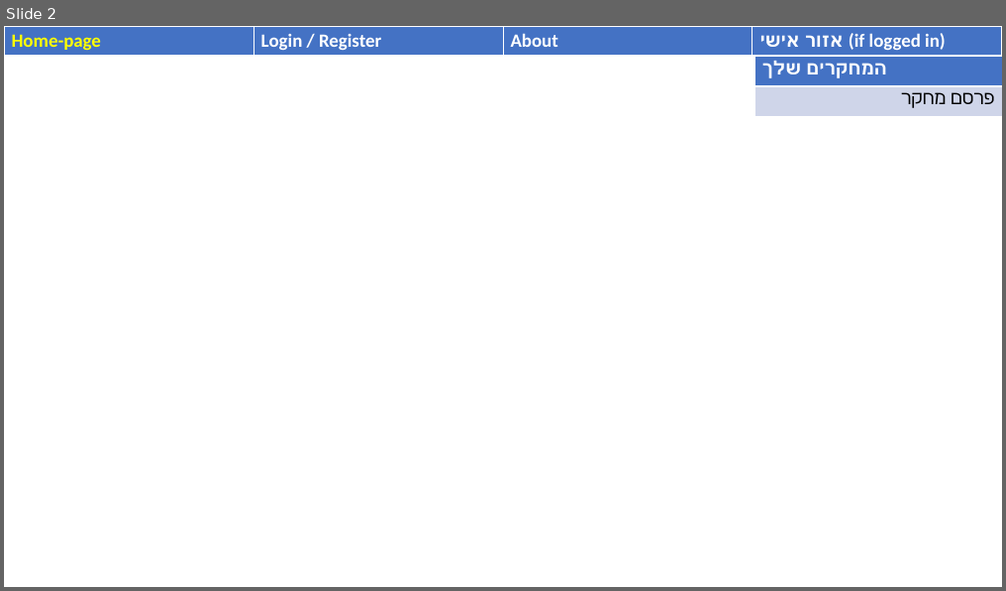
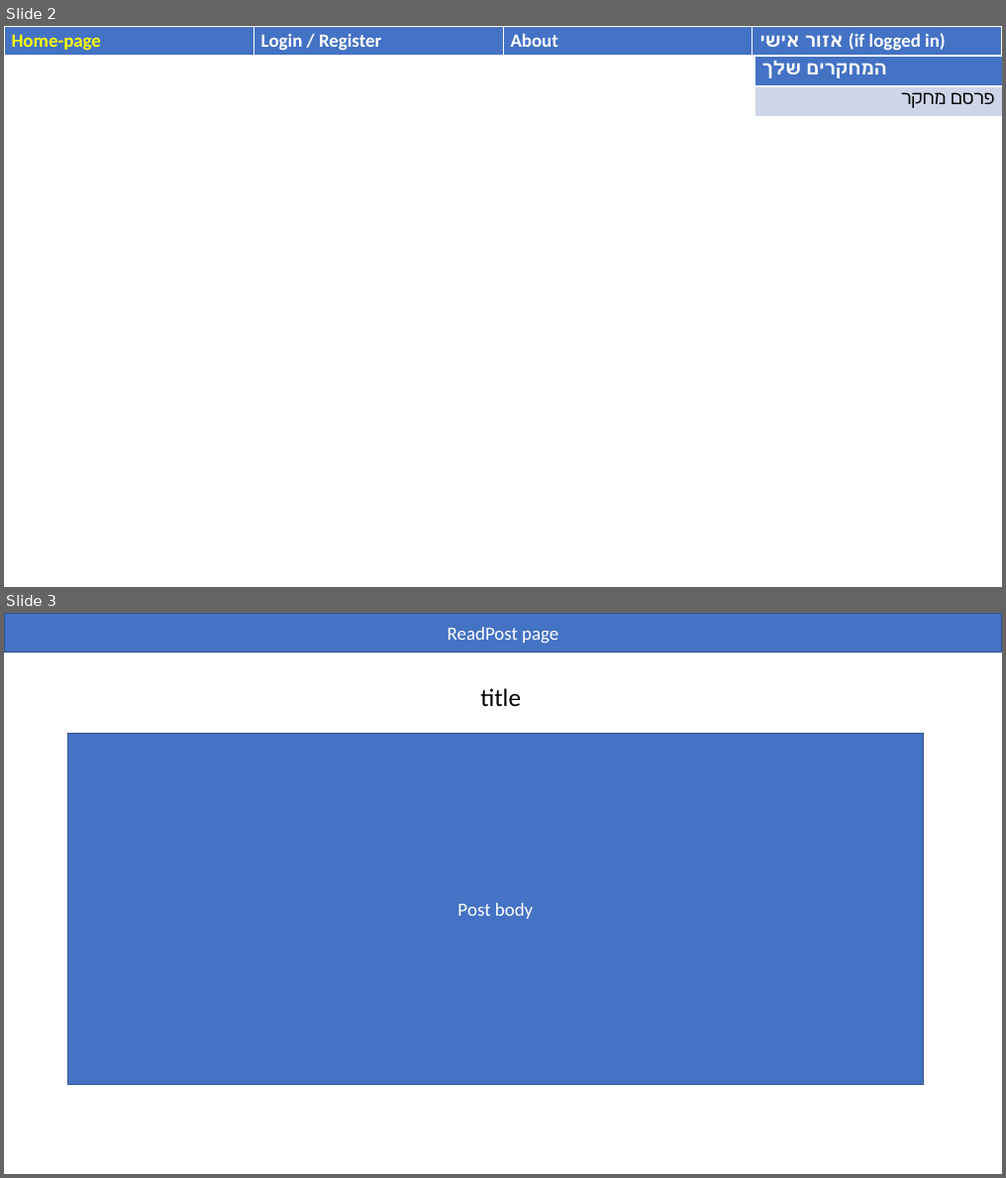
Before and after one commit to 536uriel/researches-app, a slide deck: app-sketch.pptx. Shown one above the other, each under a label of ours: slide 2 before the commit, slides 2 and 3 after it. The pictures are 1006x591 and 1006x1178 pixels, drawn with LibreOffice and Linux fonts; fonts in the diff are those of the drawing. Boxes give left, top, right and bottom in pixels: in the first picture for what was removed or moved away, otherwise in the second. Text is boxed around its words. In the diff, an @@ line names an element or a change of style, - is before the commit and + after.

```diff
--- a/app-sketch.pptx
+++ b/app-sketch.pptx
@@ slide 3 added at (x1=4, y1=613, x2=1002, y2=1174), background #FFFFFF @@
@@ rectangle added at (x1=4, y1=613, x2=1002, y2=653), fill #4472C4, outline #325491 1 pt, 18 pt, text #FFFFFF @@
+ReadPost page
@@ text added at (x1=480, y1=688, x2=521, y2=706), 24 pt, text #000000 @@
+title
@@ rectangle added at (x1=68, y1=734, x2=924, y2=1085), fill #4472C4, outline #325491 1 pt, 18 pt, text #FFFFFF @@
+Post body
```
Also in this commit, not shown: 3 other files.
